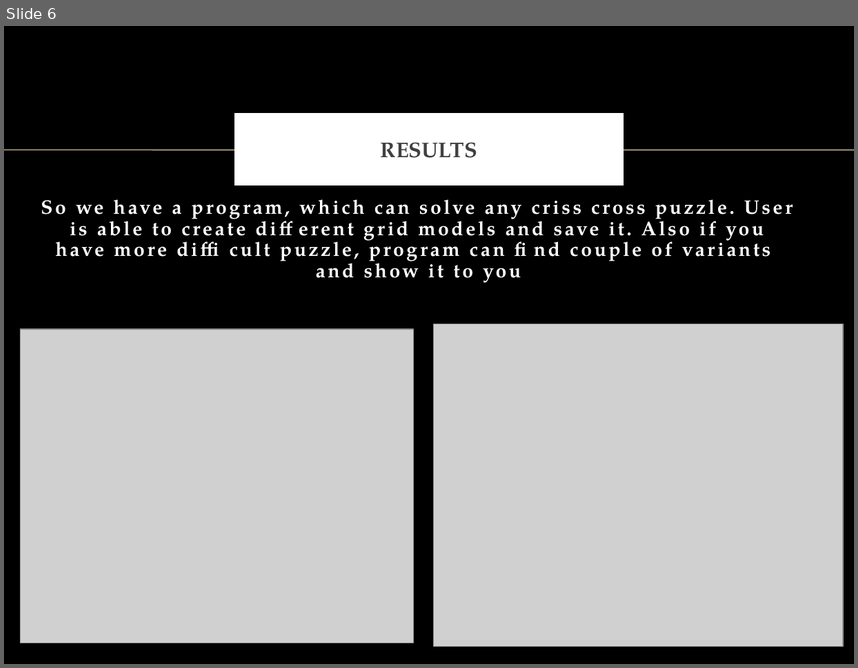
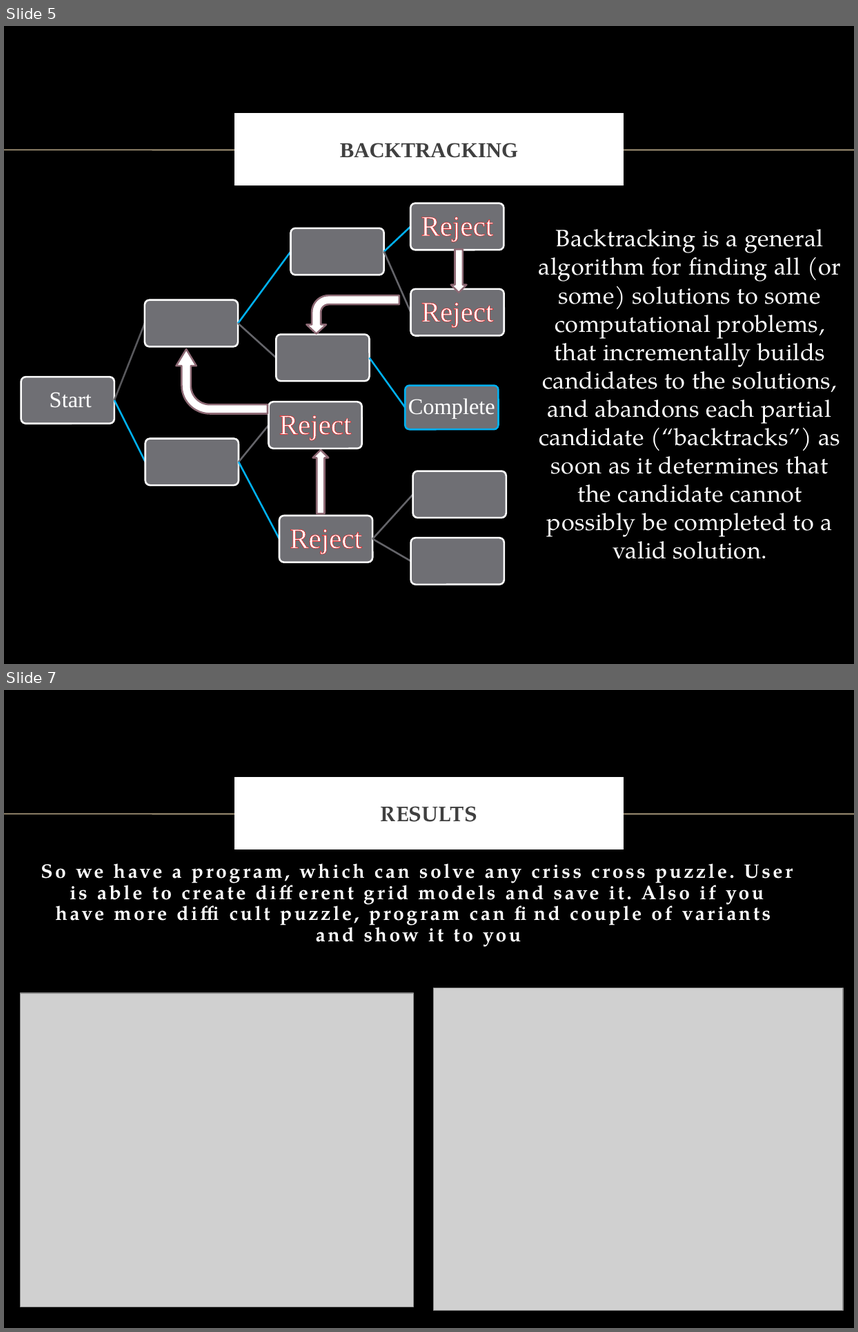
Before and after one commit to AlexanderVak/Crossword, a slide deck: Crossword Presentation.pptx. Shown one above the other, each under a label of ours: slide 6 before the commit, slides 5 and 7 after it; the slides between them are not shown. The pictures are 858x668 and 858x1332 pixels, drawn with LibreOffice and Linux fonts; fonts in the diff are those of the drawing; grey boxes stand for pictures; background and template pictures are left out. Boxes give left, top, right and bottom in pixels: in the first picture for what was removed or moved away, otherwise in the second. Text is boxed around its words. In the diff, an @@ line names an element or a change of style, - is before the commit and + after.

```diff
--- a/Crossword Presentation.pptx
+++ b/Crossword Presentation.pptx
@@ slide 5 added at [4, 26, 854, 664], background picture (left out); not listed: 1 template element that a slide beside it also shows @@
@@ title added at [238, 117, 620, 183], fill #FFFFFF, outline #FFFFFF 6 pt, 18 pt, text #404040, bold @@
+BACKTRACKING
@@ text added at [538, 229, 841, 559], 20 pt, text #FFFFFF @@
+Backtracking is a general algorithm for finding all (or some) solutions to some computational problems, that incrementally builds candidates to the solutions, and abandons each partial candidate (“backtracks”) as soon as it determines that the candidate cannot possibly be completed to a valid solution.
@@ right arrow added at [452, 249, 467, 292], fill #FFFFFF, outline #8D6974 1.5 pt @@
@@ bent arrow added at [307, 296, 399, 334], fill #FFFFFF, outline #8D6974 1.5 pt @@
@@ bent arrow added at [176, 349, 267, 413], fill #FFFFFF, outline #8D6974 1.5 pt @@
@@ right arrow added at [313, 450, 328, 514], fill #FFFFFF, outline #8D6974 1.5 pt @@
@@ group added at [21, 203, 506, 584]: 12 rounded rectangles, 11 freeform shapes, 6 texts @@
+Start
+Reject
+Reject
+Complete
+Reject
+Reject
@@ what was slide 6 is now slide 7 @@
```
Also in this commit, not shown: 4 slides changed, 1 other slide added, 1 slide removed, 5 other files.
